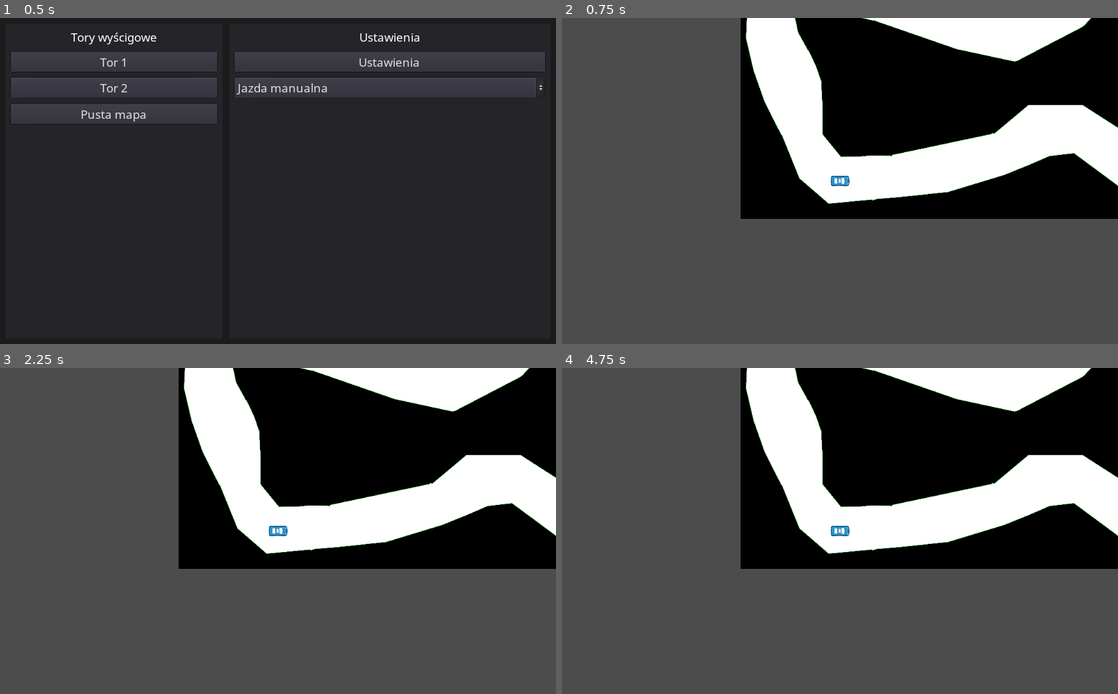
Above: before the commit, frames 1-4 (two rows, left to right).
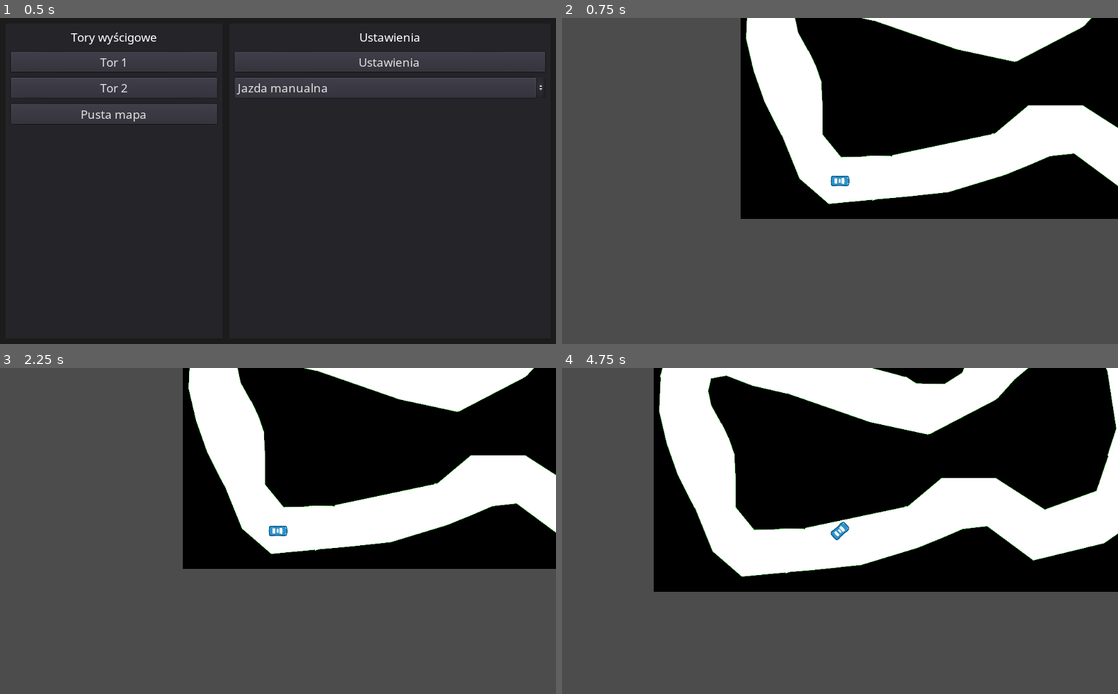
Above: after the commit, the same moments.

Repository: bolexpl/nn_race
Game: Godot game, scene res://scenes/gui/MainMenu.tscn
The game is run twice, just before and just after one commit, with the same random seed, the same clock (stepped at 60 frames per second) and the same inputs.
Inputs:
- Up to frame 1 (0.5 s): no input
- Up to frame 2 (0.75 s): click "Tor 1" at 0.5 s
- Up to frame 3 (2.25 s): tap Enter at 1.25 s; hold Right (ui_right) 1.28-2.03 s; tap Space at 2 s; hold Down (ui_down) from 2.03 s (still down)
- Up to frame 4 (4.75 s): release Down (ui_down) at 2.78 s; hold Right (ui_right) 2.78-3.53 s; tap Enter at 3.5 s; hold Up (ui_up) 3.53-4.28 s; hold Left (ui_left) from 4.28 s (still down)

Frame 1 is identical in both runs. In frame 2, 0.5% of the frame differs, in the area x 33-100%, y 0-58%; in frame 3, 2.4%; in frame 4, 34%, in the area x 16-100%, y 0-69%.
Error before the commit: Invalid get index 'train_check' (on base: 'Node (Global.gd)'). (res://scenes/gui/MainMenu.gd:9)

Commit message:
a

Diff:
--- a/scenes/Car.gd
+++ b/scenes/Car.gd
@@ -47,7 +47,7 @@
 func _ready():
 	halfsize = wheel_base / 2
 
-	if Global.train_check:
+	if Global.mode == Global.MANUAL_MODE:
 		var config = ConfigFile.new()
 		var err = config.load("user://config.cfg")
 		var train_file_name = config.get_value("train", "training_data", "user://train_file.txt")
@@ -65,7 +65,7 @@
 
 
 func _exit_tree():
-	if Global.train_check:
+	if Global.mode == Global.MANUAL_MODE:
 		train_file.close()
 		result_file.close()
 
@@ -88,7 +88,7 @@
 
 
 func set_input(turn_param, accel_param):
-	if not neural && Global.train_check:
+	if not neural && Global.mode == Global.MANUAL_MODE:
 		if accel_param != 0:
 			result_file.store_string(str(turn_param) + " " + str(accel_param)+"\n")
 			write_data()
--- a/scenes/Car.tscn
+++ b/scenes/Car.tscn
@@ -49,6 +49,3 @@
 enabled = true
 cast_to = Vector2( 500, 250 )
 collision_mask = 2
-
-[node name="Camera2D" type="Camera2D" parent="."]
-current = true
--- a/scenes/gui/MainMenu.gd
+++ b/scenes/gui/MainMenu.gd
@@ -5,24 +5,39 @@
 const file_to_save = "user://config.cfg"
 
 
-func _ready():
-	$MainPanel/HSplitContainer/Panel/VBoxContainer/CheckBox.pressed = Global.train_check
-
-
 func _on_Track1_pressed():
-	var _tmp = get_tree().change_scene("res://scenes/levels/Track1.tscn")
+	var scene = preload("res://scenes/levels/Track1.tscn").instance()
+	change(scene, 184, 530, 0)
 
 
 func _on_Track2_pressed():
-	var _tmp = get_tree().change_scene("res://scenes/levels/Track2.tscn")
+	var scene = preload("res://scenes/levels/Track2.tscn").instance()
+	change(scene, 662, 541, -50)
 
 
 func _on_Empty_pressed():
-	var _tmp = get_tree().change_scene("res://scenes/levels/EmptyMap.tscn")
+	var scene = preload("res://scenes/levels/EmptyMap.tscn").instance()
+	change(scene, 300, 300, 0)
 
 
 func _on_Settings_pressed():
-	var _tmp = get_tree().change_scene("res://scenes/gui/SettingsMenu.tscn")
+	var _err = get_tree().change_scene("res://scenes/gui/SettingsMenu.tscn")
+
+
+func change(scene, x, y, r):
+	var car = preload("res://scenes/Car.tscn").instance()
+	car.position = Vector2(x, y)
+	car.rotation_degrees = r
+	var camera = Camera2D.new()
+	camera.current = true
+	car.add_child(camera)
+	scene.add_child(car)
+
+	var root = get_tree().root
+	var level = root.get_node("MainMenu")
+	root.remove_child(level)
+	level.call_deferred("free")
+	root.add_child(scene)
 
 
 func _on_OptionButton_item_selected(index):
--- a/scenes/levels/EmptyMap.tscn
+++ b/scenes/levels/EmptyMap.tscn
@@ -1,9 +1,10 @@
 [gd_scene load_steps=3 format=2]
 
-[ext_resource path="res://scenes/Car.tscn" type="PackedScene" id=1]
+[ext_resource path="res://src/Map.gd" type="Script" id=1]
 [ext_resource path="res://assets/empty_background.png" type="Texture" id=2]
 
 [node name="Main" type="Node"]
+script = ExtResource( 1 )
 
 [node name="TextureRect" type="TextureRect" parent="."]
 margin_left = -1475.64
@@ -15,6 +16,3 @@
 __meta__ = {
 "_edit_use_anchors_": false
 }
-
-[node name="Car" parent="." instance=ExtResource( 1 )]
-position = Vector2( 298.451, 329.633 )
--- a/scenes/levels/Track1.gd
+++ b/scenes/levels/Track1.gd
@@ -1,4 +1,4 @@
-extends Node
+extends "res://src/Map.gd"
 
 
 #const Neural = preload("res://src/Neural.gd")
--- a/scenes/levels/Track1.tscn
+++ b/scenes/levels/Track1.tscn
@@ -1,8 +1,7 @@
-[gd_scene load_steps=4 format=2]
+[gd_scene load_steps=3 format=2]
 
 [ext_resource path="res://assets/map.png" type="Texture" id=1]
 [ext_resource path="res://scenes/levels/Track1.gd" type="Script" id=2]
-[ext_resource path="res://scenes/Car.tscn" type="PackedScene" id=3]
 
 [node name="Main" type="Node"]
 script = ExtResource( 2 )
@@ -15,14 +14,12 @@
 "_edit_lock_": true
 }
 
-[node name="Car" parent="." instance=ExtResource( 3 )]
-position = Vector2( 184.097, 530.417 )
-
 [node name="StaticBody2D" type="StaticBody2D" parent="."]
 visible = false
 collision_layer = 2
 __meta__ = {
-"_edit_group_": true
+"_edit_group_": true,
+"_edit_lock_": true
 }
 
 [node name="CollisionPolygon2D" type="CollisionPolygon2D" parent="StaticBody2D"]
--- a/scenes/levels/Track2.tscn
+++ b/scenes/levels/Track2.tscn
@@ -1,6 +1,6 @@
 [gd_scene load_steps=3 format=2]
 
-[ext_resource path="res://scenes/Car.tscn" type="PackedScene" id=1]
+[ext_resource path="res://src/Map.gd" type="Script" id=1]
 [ext_resource path="res://assets/track2.png" type="Texture" id=2]
 
 [node name="Main" type="Node"]
@@ -13,13 +13,10 @@
 "_edit_lock_": true
 }
 
-[node name="Car" parent="." instance=ExtResource( 1 )]
-position = Vector2( 662, 541 )
-rotation = -0.876642
-
 [node name="StaticBody2D" type="StaticBody2D" parent="."]
 visible = false
 collision_layer = 2
+script = ExtResource( 1 )
 __meta__ = {
 "_edit_group_": true
 }
--- /dev/null
+++ b/src/Map.gd
@@ -0,0 +1,10 @@
+extends Node
+
+
+func _process(_delta):
+	if Input.is_action_pressed("ui_cancel"):
+		get_tree().change_scene("res://scenes/gui/MainMenu.tscn")
+		var root = get_tree().root
+		var level = root.get_node("Main")
+		root.remove_child(level)
+		level.call_deferred("free")
--- a/src/Neural.gd
+++ b/src/Neural.gd
@@ -10,7 +10,7 @@
 var x_max
 
 
-func _init(input_count, layer_count, neurons_array, x_min_p, x_max_p, theta_file = null, bias_file = null):
+func _init(input_count, layer_count, neurons_array, x_min_p, x_max_p, load_weights = true):
 	self.rand = RandomNumberGenerator.new()
 	self.rand.randomize()
 	self.n_array = [input_count] + neurons_array
@@ -20,6 +20,14 @@
 	self.output = []
 	self.theta = []
 	self.biases = []
+	if load_weights:
+		# TODO
+		load_net()
+	else:
+		generate_weights()
+
+
+func generate_weights():
 	# init theta to random values (neurony, wejścia)
 	for i in range(1, self.l_count):
 		var tmp = randn(self.n_array[i], self.n_array[i - 1])
@@ -45,7 +53,8 @@
 	if not save_file.file_exists(Global.net_file):
 		return
 	save_file.open(Global.net_file, File.READ)
-	var data = JSON.parse(save_file.get_line())
+	var _data = JSON.parse(save_file.get_line())
+	# TODO
 	save_file.close()
 
 
